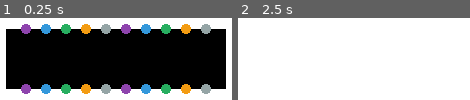
Above: before the commit, frames 1-2 (left to right).
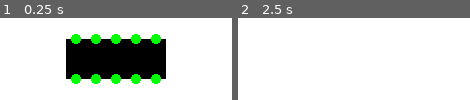
Above: after the commit, the same moments.

Repository: jcronenberg/crISP
Game: Godot game, scene res://src/endpoints/switch_node.tscn
Two runs of this game, one before a commit and one after it. Both use one fixed random seed, a clock stepped at 60 frames per second and the inputs below. This scene is started directly instead of the project's main scene.
Inputs (mouse positions are in pixels of both pictures, inside the frame that each line leads up to):
- Up to frame 1 (0.25 s): no input
- Up to frame 2 (2.5 s): tap Enter at 0.5, 2 s; drag from (354, 59) to (outside the picture) at 0.52 s; tap Space at 1.25 s; drag from (outside the picture) to (354, 59) at 1.27 s; move the mouse to (outside the picture) at 2.02 s; press the mouse at (outside the picture) at 2.03 s; right-click (outside the picture) at 2.3 s

The runs differ from the first frame. In frame 1, 55% of the frame differs, in the area x 2-98%, y 7-93%; in frame 2, nothing differs.
Error in both runs: Attempt to call function 'add_endpoint' in base 'null instance' on a null instance. (res://src/endpoints/switch_node.gd:23)

Commit message:
Make switch smaller and don't like ports

Diff:
--- a/src/cables/cable_creator.gd
+++ b/src/cables/cable_creator.gd
@@ -18,10 +18,10 @@
 		query.collide_with_bodies = false
 		var nodes = space_state.intersect_point(query)
 		for node in nodes:
-			if node["collider"] is WanPort or node["collider"] is PortNode and not node["collider"].get_parent().is_port_connected:
+			if node["collider"] is WanPort or node["collider"] is PortNode and not node["collider"].is_port_connected:
 				if node["collider"] is not WanPort:
 					node["collider"].connected_cable = cable
-					node["collider"].get_parent().set_is_port_connected(true)
+					node["collider"].is_port_connected = true
 				cable.port2 = node["collider"]
 				cable.set_point_position(cur_point, node["collider"].global_position - cable.global_position)
 				# Cable setup is finished, add to simulation and free creator
@@ -39,7 +39,7 @@
 		cable.remove_point(cur_point)
 		cur_point = cur_point - 1
 	elif event.is_action_pressed("RClick"):
-		cable.port1.get_parent().set_is_port_connected(false)
+		cable.port1.is_port_connected = false
 		cable.queue_free()
 		queue_free()
 
--- a/src/endpoints/house_node.gd
+++ b/src/endpoints/house_node.gd
@@ -1,7 +1,6 @@
 class_name HouseNode
 extends EndpointNode
 
-var is_port_connected := false
 var placed := false
 
 ## Colors the house either red (state: true) or black (state: false)
@@ -10,10 +9,6 @@
 		material.set_shader_parameter("color", Color(0, 0, 0)) # black
 	else:
 		material.set_shader_parameter("color", Color(1, 0, 0)) # red
-
-
-func set_is_port_connected(state):
-	is_port_connected = state
 
 
 func _process(_delta):
--- a/src/endpoints/port_node.gd
+++ b/src/endpoints/port_node.gd
@@ -1,20 +1,22 @@
 class_name PortNode
 extends Area2D
 
-const is_endpoint := true
-var connected_cable = null
+const is_endpoint = true
+var connected_cable: CableNode = null
+var is_port_connected: bool = false:
+	set = set_is_port_connected
 
 func get_real_parent():
 	push_error("Shouldn't have been called without overwrite")
 
-func _input_event(_viewport, event, _shape_idx):
+func _input_event(_viewport, event, _shape_idx) -> void:
 	if (
 			event.is_action_pressed("LClick")
-			and not get_parent().is_port_connected
+			and not is_port_connected
 			and Global.cursor_mode == Global.CursorModes.CABLE
 			):
 		Global.get_current_simulation().request_cable_creation(self)
-		get_parent().set_is_port_connected(true)
+		is_port_connected = true
 	elif (
 			event.is_action_pressed("LClick")
 			and connected_cable
@@ -23,6 +25,11 @@
 		Global.get_current_simulation().delete_cable(connected_cable)
 
 
-func disconnect_port():
+func disconnect_port() -> void:
 	connected_cable = null
-	get_parent().set_is_port_connected(false)
+	is_port_connected = false
+
+
+# Needed so we can override it in WanPort and always set it to true there
+func set_is_port_connected(value: bool) -> void:
+	is_port_connected = value
--- a/src/endpoints/switch_node.tscn
+++ b/src/endpoints/switch_node.tscn
@@ -1,38 +1,11 @@
-[gd_scene load_steps=14 format=3 uid="uid://wn2ch8bgv060"]
+[gd_scene load_steps=5 format=3 uid="uid://wn2ch8bgv060"]
 
 [ext_resource type="Script" path="res://src/endpoints/switch_node.gd" id="1_14c4t"]
 [ext_resource type="Script" path="res://src/endpoints/switch_body_area.gd" id="2_icf0f"]
-[ext_resource type="Material" uid="uid://b4sy36gg682sk" path="res://resources/color_material.tres" id="3_hxo4w"]
-[ext_resource type="Script" path="res://src/endpoints/switch_port_pair.gd" id="4_dvsn7"]
 [ext_resource type="PackedScene" uid="uid://dul63201md3r7" path="res://src/endpoints/switch_port.tscn" id="5_pmew2"]
-[ext_resource type="Shader" path="res://src/shaders/color.gdshader" id="6_i6rcj"]
 
 [sub_resource type="RectangleShape2D" id="RectangleShape2D_lj5gn"]
-size = Vector2(220, 60)
-
-[sub_resource type="ShaderMaterial" id="ShaderMaterial_p68yw"]
-shader = ExtResource("6_i6rcj")
-shader_parameter/color = Color(0.203922, 0.596078, 0.858824, 1)
-
-[sub_resource type="ShaderMaterial" id="ShaderMaterial_r2h8i"]
-shader = ExtResource("6_i6rcj")
-shader_parameter/color = Color(0.152941, 0.682353, 0.376471, 1)
-
-[sub_resource type="ShaderMaterial" id="ShaderMaterial_h4hr5"]
-shader = ExtResource("6_i6rcj")
-shader_parameter/color = Color(0.952941, 0.611765, 0.0705882, 1)
-
-[sub_resource type="ShaderMaterial" id="ShaderMaterial_hjw3g"]
-shader = ExtResource("6_i6rcj")
-shader_parameter/color = Color(0.584314, 0.647059, 0.65098, 1)
-
-[sub_resource type="ShaderMaterial" id="ShaderMaterial_5qncw"]
-shader = ExtResource("6_i6rcj")
-shader_parameter/color = Color(0.952941, 0.611765, 0.0705882, 1)
-
-[sub_resource type="ShaderMaterial" id="ShaderMaterial_r3frw"]
-shader = ExtResource("6_i6rcj")
-shader_parameter/color = Color(0.584314, 0.647059, 0.65098, 1)
+size = Vector2(100, 40)
 
 [node name="Switch" type="Node2D"]
 script = ExtResource("1_14c4t")
@@ -42,107 +15,37 @@
 
 [node name="SwitchBody" type="Polygon2D" parent="SwitchBodyArea"]
 color = Color(0, 0, 0, 1)
-polygon = PackedVector2Array(-110, -30, -110, 30, 110, 30, 110, -30)
+polygon = PackedVector2Array(-50, -20, -50, 20, 50, 20, 50, -20)
 
 [node name="SwitchBodyCollision" type="CollisionShape2D" parent="SwitchBodyArea"]
 shape = SubResource("RectangleShape2D_lj5gn")
 
-[node name="Port1" type="Node2D" parent="."]
-material = ExtResource("3_hxo4w")
-position = Vector2(-90, -30)
-script = ExtResource("4_dvsn7")
+[node name="Port1" parent="." instance=ExtResource("5_pmew2")]
+position = Vector2(-40, -20)
 
-[node name="TopPort" parent="Port1" instance=ExtResource("5_pmew2")]
+[node name="Port2" parent="." instance=ExtResource("5_pmew2")]
+position = Vector2(-20, -20)
 
-[node name="BottomPort" parent="Port1" instance=ExtResource("5_pmew2")]
-position = Vector2(0, 60)
+[node name="Port3" parent="." instance=ExtResource("5_pmew2")]
+position = Vector2(0, -20)
 
-[node name="Port2" type="Node2D" parent="."]
-material = SubResource("ShaderMaterial_p68yw")
-position = Vector2(-70, -30)
-script = ExtResource("4_dvsn7")
+[node name="Port4" parent="." instance=ExtResource("5_pmew2")]
+position = Vector2(20, -20)
 
-[node name="TopPort" parent="Port2" instance=ExtResource("5_pmew2")]
+[node name="Port5" parent="." instance=ExtResource("5_pmew2")]
+position = Vector2(40, -20)
 
-[node name="BottomPort" parent="Port2" instance=ExtResource("5_pmew2")]
-position = Vector2(0, 60)
+[node name="Port6" parent="." instance=ExtResource("5_pmew2")]
+position = Vector2(-40, 20)
 
-[node name="Port3" type="Node2D" parent="."]
-material = SubResource("ShaderMaterial_r2h8i")
-position = Vector2(-50, -30)
-script = ExtResource("4_dvsn7")
+[node name="Port7" parent="." instance=ExtResource("5_pmew2")]
+position = Vector2(-20, 20)
 
-[node name="TopPort" parent="Port3" instance=ExtResource("5_pmew2")]
+[node name="Port8" parent="." instance=ExtResource("5_pmew2")]
+position = Vector2(0, 20)
 
-[node name="BottomPort" parent="Port3" instance=ExtResource("5_pmew2")]
-position = Vector2(0, 60)
+[node name="Port9" parent="." instance=ExtResource("5_pmew2")]
+position = Vector2(20, 20)
 
-[node name="Port4" type="Node2D" parent="."]
-material = SubResource("ShaderMaterial_h4hr5")
-position = Vector2(-30, -30)
-script = ExtResource("4_dvsn7")
-
-[node name="TopPort" parent="Port4" instance=ExtResource("5_pmew2")]
-
-[node name="BottomPort" parent="Port4" instance=ExtResource("5_pmew2")]
-position = Vector2(0, 60)
-
-[node name="Port5" type="Node2D" parent="."]
-material = SubResource("ShaderMaterial_hjw3g")
-position = Vector2(-10, -30)
-script = ExtResource("4_dvsn7")
-
-[node name="TopPort" parent="Port5" instance=ExtResource("5_pmew2")]
-
-[node name="BottomPort" parent="Port5" instance=ExtResource("5_pmew2")]
-position = Vector2(0, 60)
-
-[node name="Port6" type="Node2D" parent="."]
-material = ExtResource("3_hxo4w")
-position = Vector2(10, -30)
-script = ExtResource("4_dvsn7")
-
-[node name="TopPort" parent="Port6" instance=ExtResource("5_pmew2")]
-
-[node name="BottomPort" parent="Port6" instance=ExtResource("5_pmew2")]
-position = Vector2(0, 60)
-
-[node name="Port7" type="Node2D" parent="."]
-material = SubResource("ShaderMaterial_p68yw")
-position = Vector2(30, -30)
-script = ExtResource("4_dvsn7")
-
-[node name="TopPort" parent="Port7" instance=ExtResource("5_pmew2")]
-
-[node name="BottomPort" parent="Port7" instance=ExtResource("5_pmew2")]
-position = Vector2(0, 60)
-
-[node name="Port8" type="Node2D" parent="."]
-material = SubResource("ShaderMaterial_r2h8i")
-position = Vector2(50, -30)
-script = ExtResource("4_dvsn7")
-
-[node name="TopPort" parent="Port8" instance=ExtResource("5_pmew2")]
-
-[node name="BottomPort" parent="Port8" instance=ExtResource("5_pmew2")]
-position = Vector2(0, 60)
-
-[node name="Port9" type="Node2D" parent="."]
-material = SubResource("ShaderMaterial_5qncw")
-position = Vector2(70, -30)
-script = ExtResource("4_dvsn7")
-
-[node name="TopPort" parent="Port9" instance=ExtResource("5_pmew2")]
-
-[node name="BottomPort" parent="Port9" instance=ExtResource("5_pmew2")]
-position = Vector2(0, 60)
-
-[node name="Port10" type="Node2D" parent="."]
-material = SubResource("ShaderMaterial_r3frw")
-position = Vector2(90, -30)
-script = ExtResource("4_dvsn7")
-
-[node name="TopPort" parent="Port10" instance=ExtResource("5_pmew2")]
-
-[node name="BottomPort" parent="Port10" instance=ExtResource("5_pmew2")]
-position = Vector2(0, 60)
+[node name="Port10" parent="." instance=ExtResource("5_pmew2")]
+position = Vector2(40, 20)
--- a/src/endpoints/switch_port.gd
+++ b/src/endpoints/switch_port.gd
@@ -1,5 +1,17 @@
 class_name SwitchPort
 extends PortNode
 
-func get_real_parent():
-	return get_node("../..")
+
+func get_real_parent() -> Node2D:
+	return get_parent()
+
+
+func move_connected_cable(position_diff: Vector2) -> void:
+	if not connected_cable:
+		return
+	var point_id
+	if connected_cable.port1 == self:
+		point_id = 0
+	else:
+		point_id = connected_cable.get_point_count() - 1
+	connected_cable.set_point_position(point_id, connected_cable.get_point_position(point_id) - position_diff)
--- a/src/endpoints/switch_port.tscn
+++ b/src/endpoints/switch_port.tscn
@@ -1,12 +1,17 @@
-[gd_scene load_steps=4 format=3 uid="uid://dul63201md3r7"]
+[gd_scene load_steps=6 format=3 uid="uid://dul63201md3r7"]
 
 [ext_resource type="Script" path="res://src/endpoints/switch_port.gd" id="1_0m0lw"]
+[ext_resource type="Shader" path="res://src/shaders/color.gdshader" id="1_r3luq"]
 [ext_resource type="Texture2D" uid="uid://gxgi3r43dh4q" path="res://assets/black_circle.png" id="3_3hjed"]
+
+[sub_resource type="ShaderMaterial" id="ShaderMaterial_jpqj1"]
+shader = ExtResource("1_r3luq")
+shader_parameter/color = Color(0, 1, 0, 1)
 
 [sub_resource type="CircleShape2D" id="CircleShape2D_k723k"]
 
 [node name="SwitchPort" type="Area2D"]
-use_parent_material = true
+material = SubResource("ShaderMaterial_jpqj1")
 script = ExtResource("1_0m0lw")
 
 [node name="PortSprite" type="Sprite2D" parent="."]
--- a/src/endpoints/switch_port_pair.gd
+++ /dev/null
@@ -1,25 +0,0 @@
-extends Node2D
-
-var is_port_connected := false
-
-func set_is_port_connected(state):
-	is_port_connected = state
-	if state:
-		for child in get_children():
-			if not child.connected_cable:
-				child.use_parent_material = false
-	else:
-		for child in get_children():
-			child.use_parent_material = true
-
-
-func move_connected_cable(position_diff: Vector2):
-	for child in get_children():
-		if not child.connected_cable:
-			continue
-		var point_id
-		if child.connected_cable.port1 == child:
-			point_id = 0
-		else:
-			point_id = child.connected_cable.get_point_count() - 1
-		child.connected_cable.set_point_position(point_id, child.connected_cable.get_point_position(point_id) - position_diff)
--- a/src/endpoints/wan_port.gd
+++ b/src/endpoints/wan_port.gd
@@ -1,14 +1,16 @@
 class_name WanPort
 extends PortNode
-
-const is_port_connected := false
 
 func get_real_parent():
 	return self
 
-func _input_event(_viewport, _event, _shape_idx):
+func _input_event(_viewport, _event, _shape_idx) -> void:
 	pass
 
 # Nothing to do here
-func disconnect_port():
+func disconnect_port() -> void:
 	pass
+
+
+func set_is_port_connected(_value: bool) -> void:
+	pass
